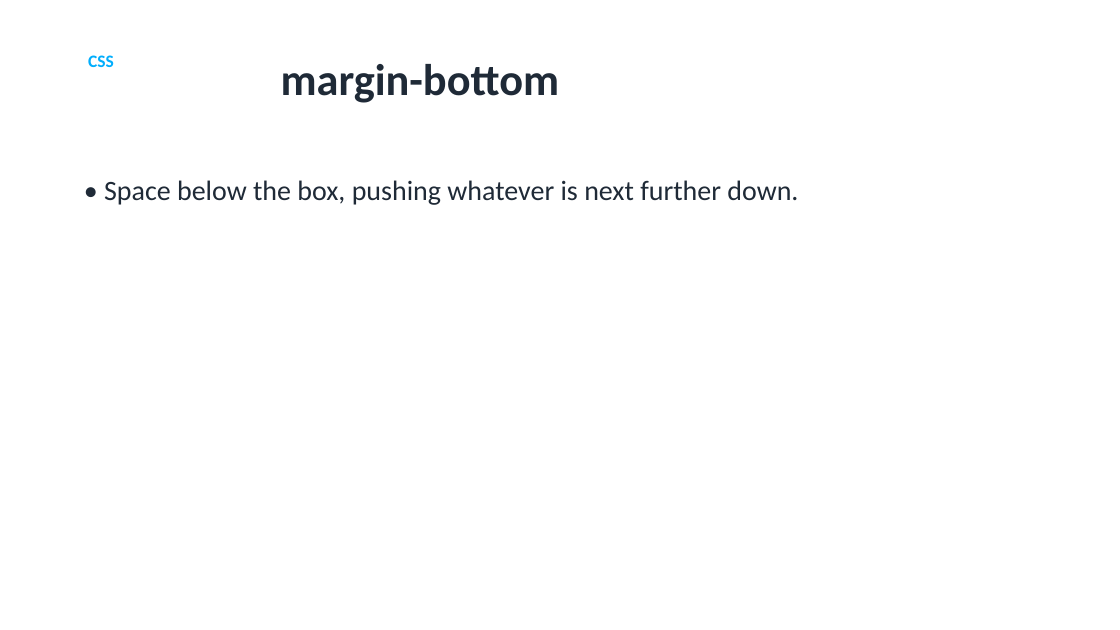
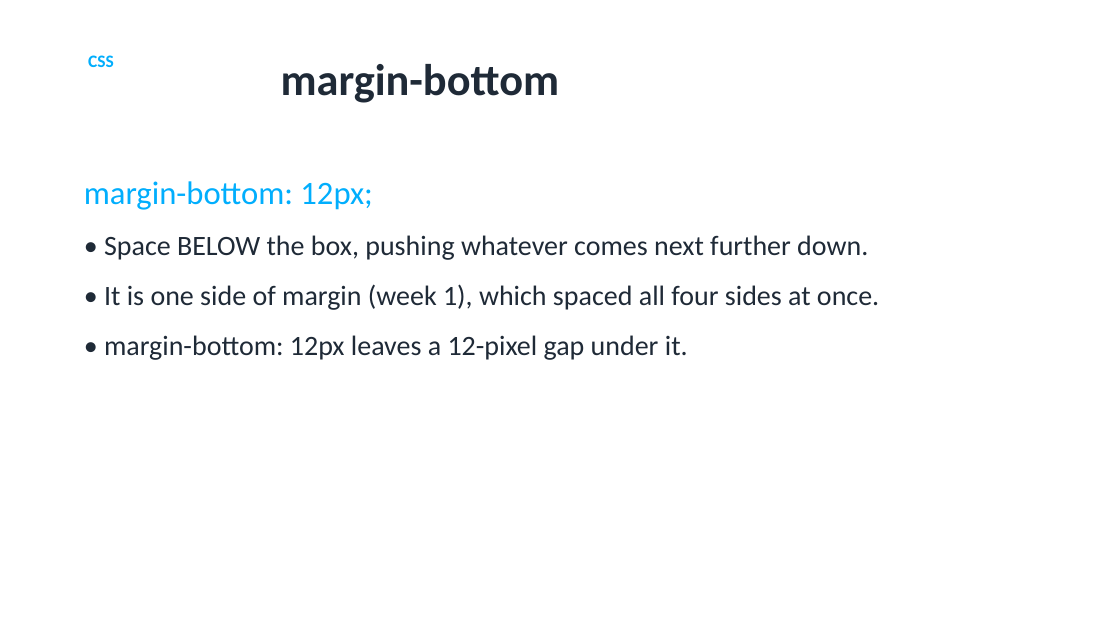
Before and after one commit to utgapps/utgapps.github.io, a slide deck: slide 14 of ai101/slides/week-06.pptx. Drawn at 1120x630 pixels with LibreOffice and Linux fonts; fonts in the diff are those of the drawing. Boxes give left, top, right and bottom in pixels: in the first picture for what was removed or moved away, otherwise in the second. Text is boxed around its words. In the diff, an @@ line names an element or a change of style, - is before the commit and + after.

```diff
--- a/ai101/slides/week-06.pptx
+++ b/ai101/slides/week-06.pptx
@@ text at [84,181,879,360]: text changed @@
-• Space below the box, pushing whatever is next further down.
+margin-bottom: 12px;
+• Space BELOW the box, pushing whatever comes next further down.
+• It is one side of margin (week 1), which spaced all four sides at once.
+• margin-bottom: 12px leaves a 12-pixel gap under it.
```
Also in this commit, not shown: 5 other slides changed, 27 other files.
